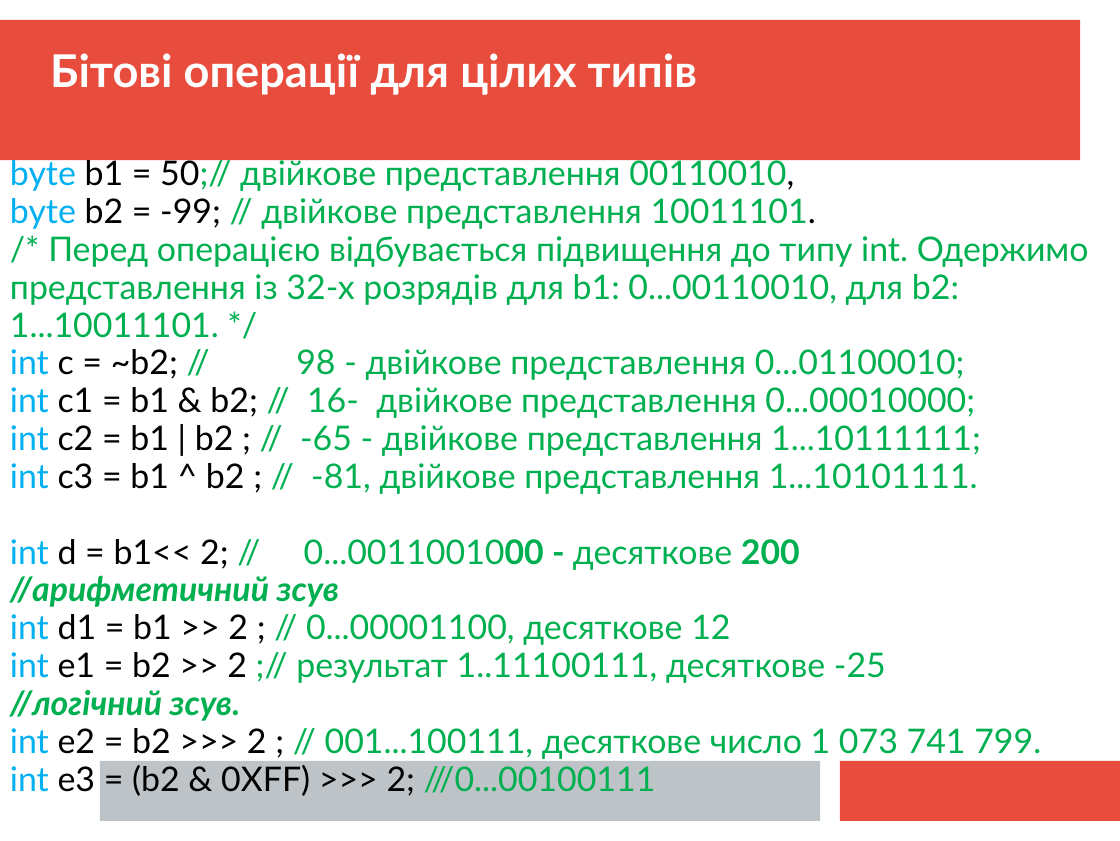
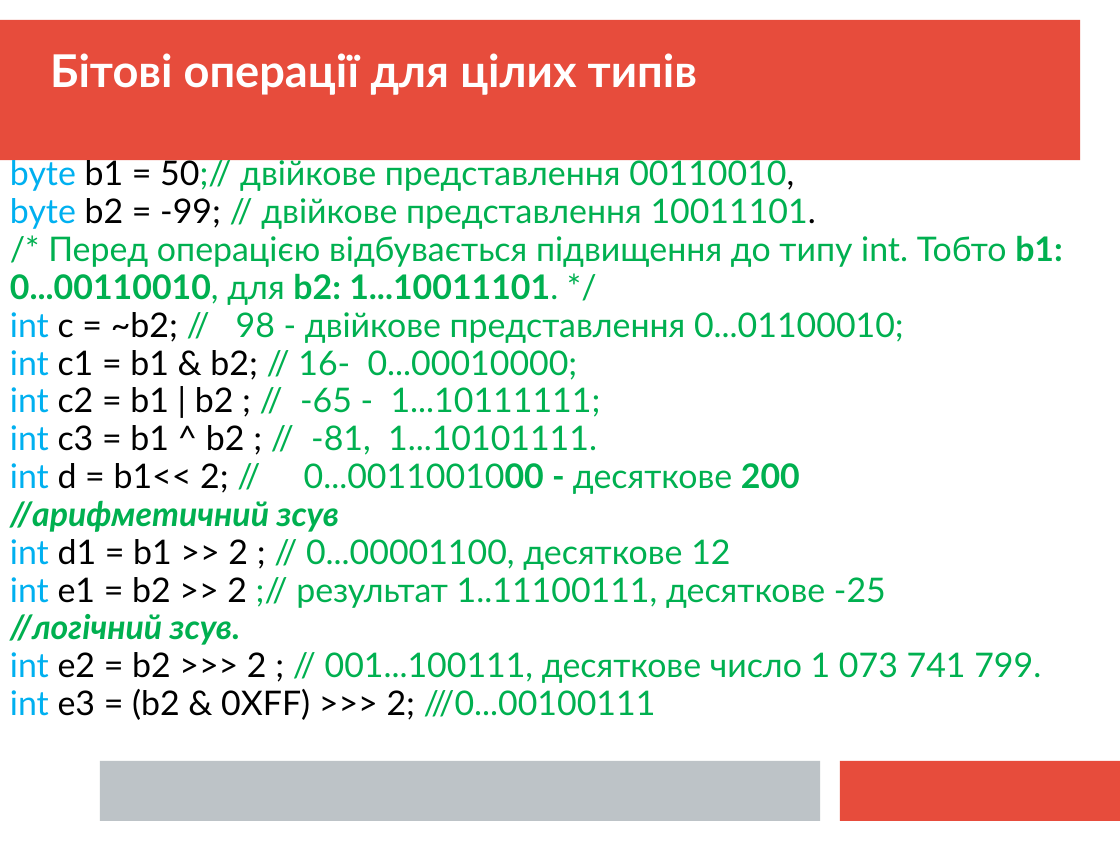
Before and after one commit to mecchmatProjects/JavaCourse, a slide deck: slide 14 of L01_Syntax/JavaTutorUkr1.ppt. Drawn at 1120x841 pixels with LibreOffice and Linux fonts; fonts in the diff are those of the drawing. Boxes give left, top, right and bottom in pixels: in the first picture for what was removed or moved away, otherwise in the second. Text is boxed around its words. In the diff, an @@ line names an element or a change of style, - is before the commit and + after.

Commit message:
update presentation

```diff
--- a/L01_Syntax/JavaTutorUkr1.ppt
+++ b/L01_Syntax/JavaTutorUkr1.ppt
@@ text at (10, 235, 1063, 305): text changed @@
-/* Перед операцією відбувається підвищення до типу int. Одержимо представлення із 32-х розрядів для b1: 0...00110010, для b2: 1...10011101. */
+/* Перед операцією відбувається підвищення до типу int. Тобто b1: 0...00110010, для b2: 1...10011101. */
@@ text at (10, 350, 601, 455): text changed @@
-int c1 = b1 & b2; // 16- двійкове представлення 0...00010000;
-int c2 = b1 | b2 ; // -65 - двійкове представлення 1...10111111;
-int c3 = b1 ^ b2 ; // -81, двійкове представлення 1...10101111.
+int c1 = b1 & b2; // 16- 0...00010000;
+int c2 = b1 | b2 ; // -65 - 1...10111111;
+int c3 = b1 ^ b2 ; // -81, 1...10101111.
```
Also in this commit, not shown: 20 other slides changed.
